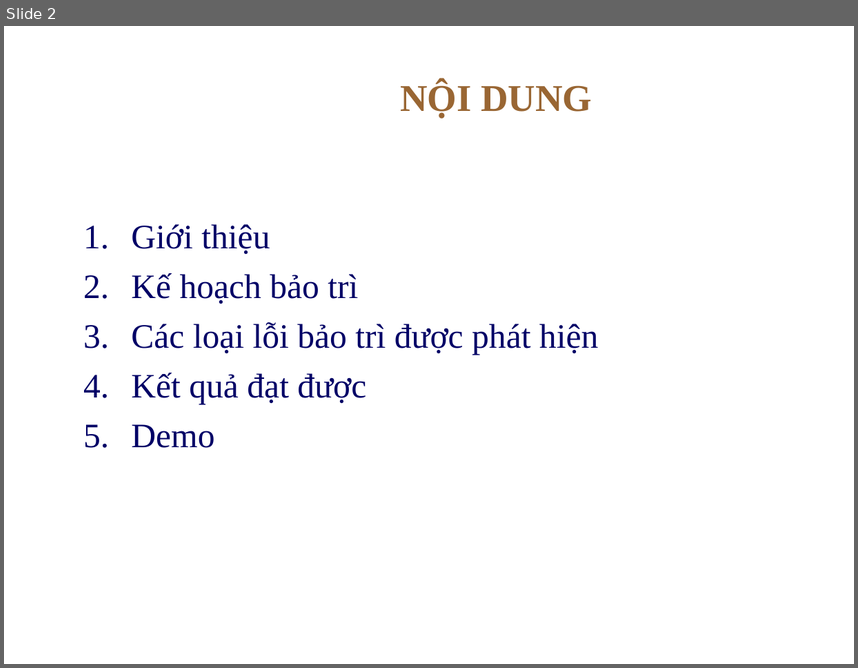
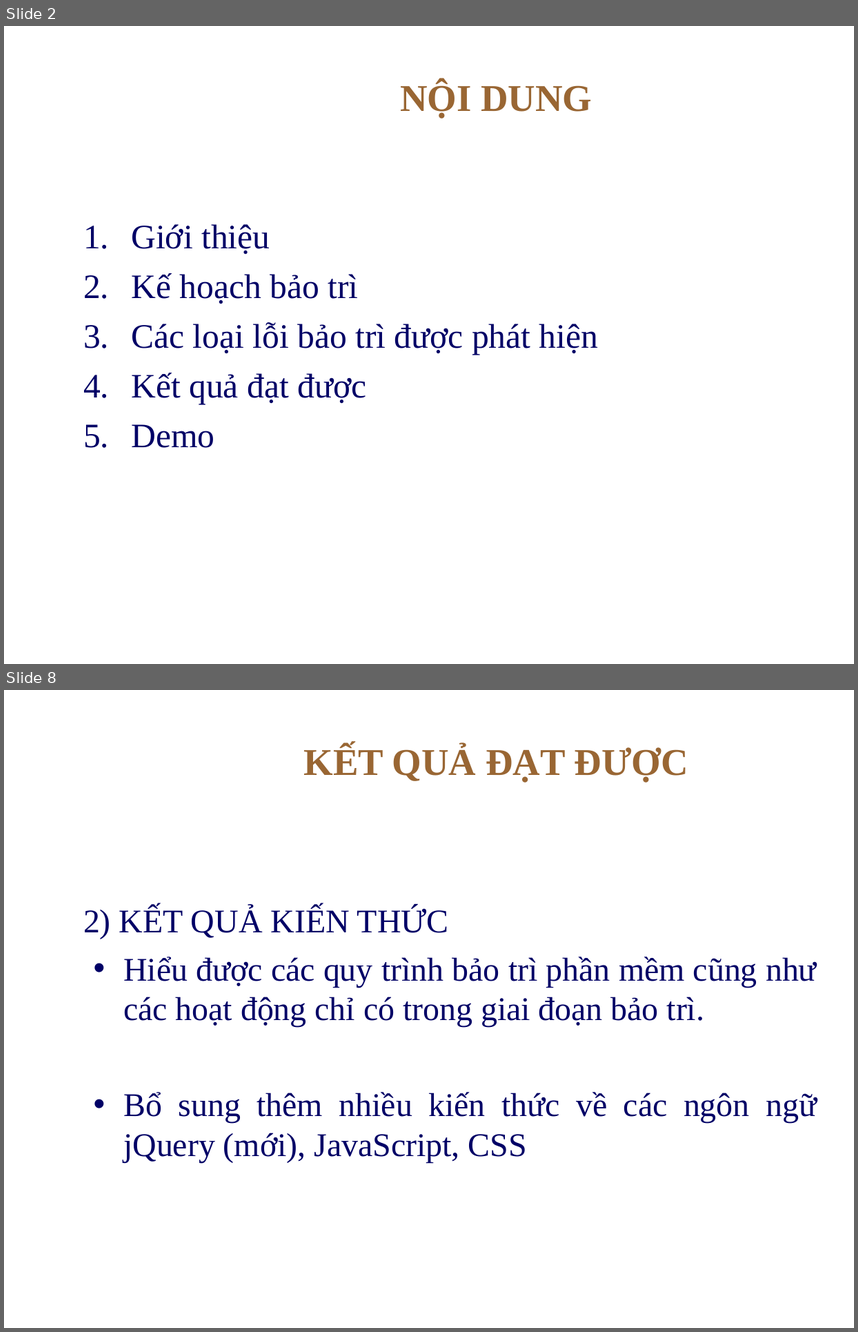
Before and after one commit to thanhphi0127/manager-configuration, a slide deck: doc/baitapso2/NHOM5_BAOCAO_BT2.ppt. Shown one above the other, each under a label of ours: slide 2 before the commit, slides 2 and 8 after it; the slides between them are not shown. The pictures are 858x668 and 858x1332 pixels, drawn with LibreOffice and Linux fonts; fonts in the diff are those of the drawing; background and template pictures are left out. Boxes give left, top, right and bottom in pixels: in the first picture for what was removed or moved away, otherwise in the second. Text is boxed around its words. In the diff, an @@ line names an element or a change of style, - is before the commit and + after.

```diff
--- a/doc/baitapso2/NHOM5_BAOCAO_BT2.ppt
+++ b/doc/baitapso2/NHOM5_BAOCAO_BT2.ppt
@@ slide 8 added at <box>4,690,854,1328</box>, background picture (left out) @@
@@ title added at <box>303,746,688,782</box>, 32 pt, text #996633, bold @@
+KẾT QUẢ ĐẠT ĐƯỢC
@@ text added at <box>83,907,817,1163</box>, 28 pt, text #000066 @@
+2) KẾT QUẢ KIẾN THỨC
+• Hiểu được các quy trình bảo trì phần mềm cũng như các hoạt động chỉ có trong giai đoạn bảo trì.
+• Bổ sung thêm nhiều kiến thức về các ngôn ngữ jQuery (mới), JavaScript, CSS
```
Also in this commit, not shown: 3 slides changed, 2 other slides added.
